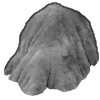
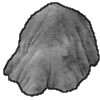
Layer changes from the first w=100, h=100 image to the second:
painted on "line" over [3, 2, 100, 97]
